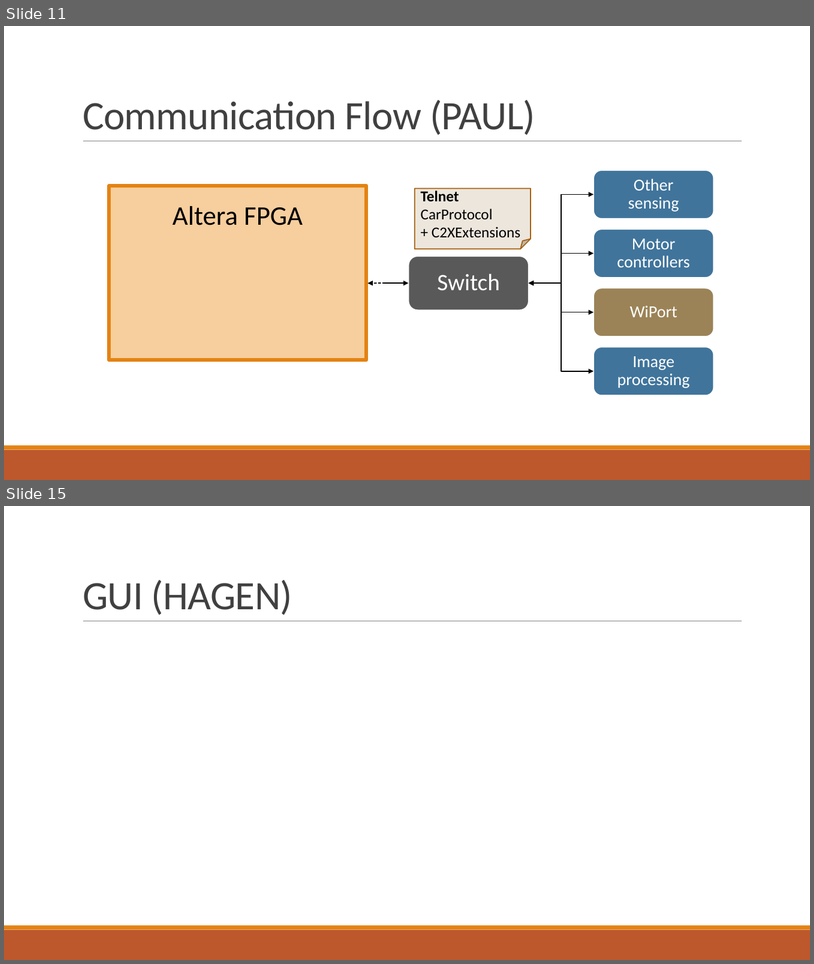
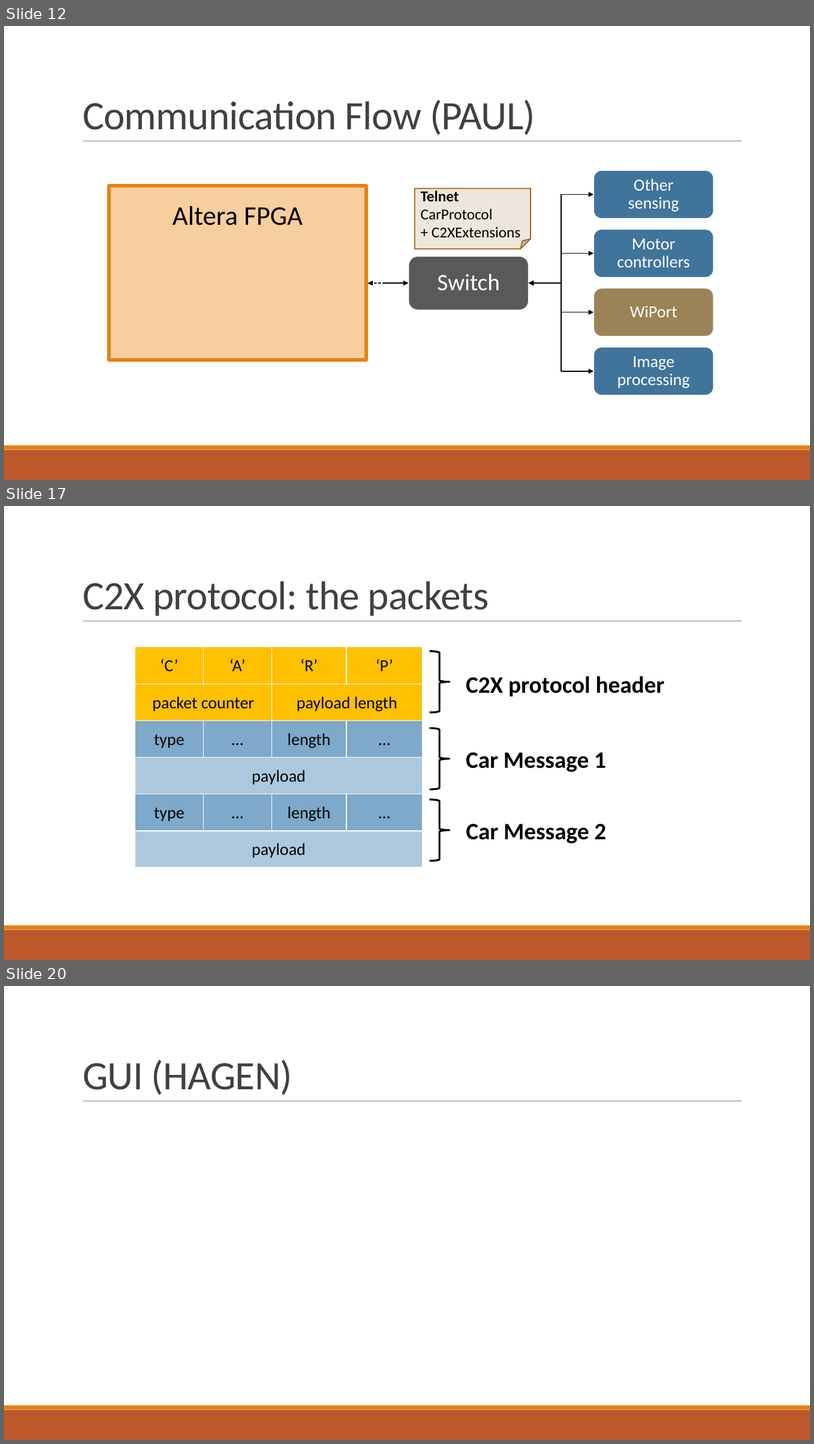
Before and after one commit to fjanssen/Car2X, a slide deck: doc/FinalPresentation.pptx. Shown one above the other, each under a label of ours: slides 11 and 15 before the commit, slides 12, 17 and 20 after it; the slides between them are not shown. The pictures are 814x964 and 814x1444 pixels, drawn with LibreOffice and Linux fonts; fonts in the diff are those of the drawing. Boxes give left, top, right and bottom in pixels: in the first picture for what was removed or moved away, otherwise in the second. Text is boxed around its words. In the diff, an @@ line names an element or a change of style, - is before the commit and + after.

Commit message:
Updated comms and core slides. Added control and remote_control message examples.

```diff
--- a/doc/FinalPresentation.pptx
+++ b/doc/FinalPresentation.pptx
@@ slide 17 added at (x1=4, y1=506, x2=810, y2=960), background #FFFFFF; not listed: 3 template elements that a slide beside it also shows @@
@@ title added at (x1=83, y1=581, x2=489, y2=616), 48 pt, text #404040 @@
+C2X protocol: the packets
@@ table added at (x1=135, y1=647, x2=423, y2=867), 6 rows, 4 columns @@
+‘C’ | ‘A’ | ‘R’ | ‘P’
+packet counter |  | payload length | 
+type | … | length | …
+payload |  |  | 
+type | … | length | …
+payload |  |  | 
@@ right brace added at (x1=430, y1=651, x2=450, y2=712), outline #000000 2.25 pt @@
@@ text added at (x1=466, y1=676, x2=665, y2=696), 28 pt, text #000000, bold @@
+C2X protocol header
@@ right brace added at (x1=430, y1=728, x2=450, y2=789), outline #000000 2.25 pt @@
@@ text added at (x1=466, y1=752, x2=606, y2=772), 28 pt, text #000000, bold @@
+Car Message 1
@@ right brace added at (x1=430, y1=799, x2=450, y2=861), outline #000000 2.25 pt @@
@@ text added at (x1=466, y1=823, x2=606, y2=843), 28 pt, text #000000, bold @@
+Car Message 2
@@ what was slide 11 is now slide 12 @@
@@ what was slide 15 is now slide 20 @@
```
Also in this commit, not shown: 1 slide changed, 7 other slides added, 3 slides removed, 2 other files.
